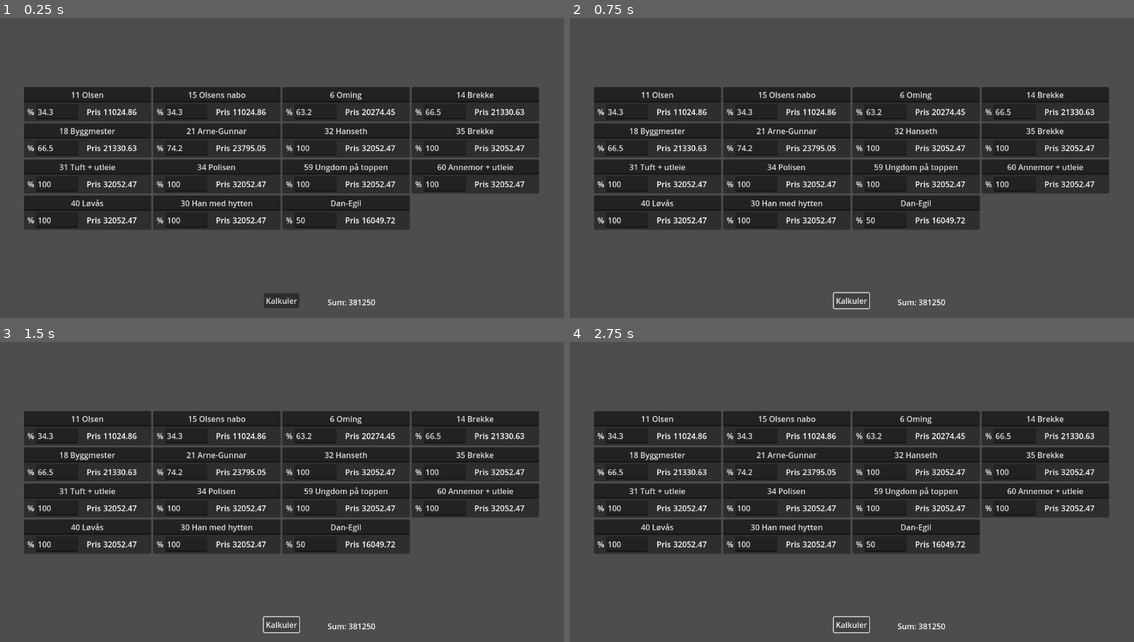
Above: before the commit, frames 1-4 (two rows, left to right).
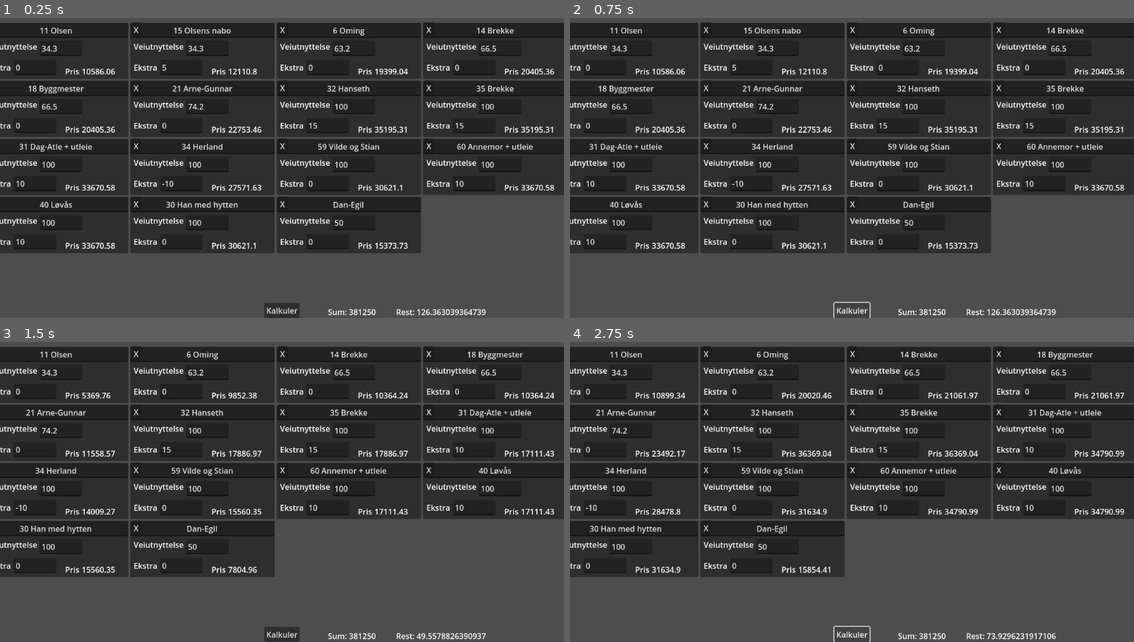
Above: after the commit, the same moments.

Repository: Keroflux/RoadCostCalculator
Game: Godot game, scene res://Main.tscn
Two runs of this game, one before a commit and one after it. Both use one fixed random seed, a clock stepped at 60 frames per second and the inputs below.
Inputs:
- Up to frame 1 (0.25 s): no input
- Up to frame 2 (0.75 s): click "Kalkuler" at 0.5 s
- Up to frame 3 (1.5 s): click "Kalkuler" (after the commit: "X") at 1.25 s
- Up to frame 4 (2.75 s): click "Kalkuler" at 2 s

The runs differ from the first frame. In frame 1, 40% of the frame differs, in the area x 0-100%, y 1-100%; in frame 2, 40%; in frame 3, 40%; in frame 4, 40%.

Commit message:
Lagt til tilleggsavgift

Diff:
--- a/HouseTag.gd
+++ b/HouseTag.gd
@@ -3,7 +3,18 @@
 var house_name : String
 var house_precent : float
 var house_price : float
+var house_extra_precent : float = 0.0
 
 
 func _on_precent_text_changed(new_text):
 	house_precent = float(new_text) * 0.01
+
+
+func _on_button_pressed() -> void:
+	var a : Dictionary = get_parent().get_parent().start_houses
+	a.erase(house_name)
+	get_parent().get_parent().reload()
+
+
+func _on_precent_2_text_changed(new_text: String) -> void:
+	house_extra_precent = float(new_text) * 0.01
--- a/HouseTag.tscn
+++ b/HouseTag.tscn
@@ -3,9 +3,10 @@
 [ext_resource type="Script" path="res://HouseTag.gd" id="1_rshle"]
 
 [node name="Panel" type="Panel"]
-custom_minimum_size = Vector2(260, 70)
-offset_right = 260.0
-offset_bottom = 70.0
+custom_minimum_size = Vector2(295, 115)
+offset_right = 292.0
+offset_bottom = 117.0
+size_flags_vertical = 4
 script = ExtResource("1_rshle")
 
 [node name="Name" type="LineEdit" parent="."]
@@ -19,37 +20,62 @@
 
 [node name="Precent" type="LineEdit" parent="."]
 layout_mode = 0
-offset_left = 24.0
-offset_top = 35.0
-offset_right = 111.0
-offset_bottom = 66.0
+offset_left = 114.0
+offset_top = 37.0
+offset_right = 201.0
+offset_bottom = 68.0
 placeholder_text = "Prosent"
 
 [node name="Price" type="Label" parent="."]
 layout_mode = 0
-offset_left = 162.0
-offset_top = 39.0
-offset_right = 251.0
-offset_bottom = 62.0
+offset_left = 200.0
+offset_top = 88.0
+offset_right = 289.0
+offset_bottom = 111.0
 text = "35000 kr"
 
 [node name="Price2" type="Label" parent="."]
 layout_mode = 0
-offset_left = 128.0
-offset_top = 39.0
-offset_right = 158.0
-offset_bottom = 62.0
+offset_left = 166.0
+offset_top = 88.0
+offset_right = 196.0
+offset_bottom = 111.0
 text = "Pris"
 horizontal_alignment = 2
 
 [node name="Price3" type="Label" parent="."]
 layout_mode = 0
 offset_left = 7.0
-offset_top = 39.0
-offset_right = 21.0
-offset_bottom = 62.0
-text = "%"
+offset_top = 37.0
+offset_right = 110.0
+offset_bottom = 60.0
+text = "Veiutnyttelse"
+horizontal_alignment = 2
+
+[node name="Button" type="Button" parent="."]
+layout_mode = 0
+offset_left = 2.0
+offset_top = -1.0
+offset_right = 23.0
+offset_bottom = 30.0
+text = "X"
+
+[node name="Precent2" type="LineEdit" parent="."]
+offset_left = 61.0
+offset_top = 76.0
+offset_right = 148.0
+offset_bottom = 107.0
+placeholder_text = "Prosent"
+
+[node name="Price4" type="Label" parent="."]
+offset_left = 7.0
+offset_top = 80.0
+offset_right = 56.0
+offset_bottom = 103.0
+text = "Ekstra"
 horizontal_alignment = 2
 
 [connection signal="text_changed" from="Name" to="." method="_on_name_text_changed"]
 [connection signal="text_changed" from="Precent" to="." method="_on_precent_text_changed"]
+[connection signal="pressed" from="Button" to="." method="_on_button_pressed"]
+[connection signal="text_changed" from="Precent2" to="." method="_on_precent_2_text_changed"]
--- a/Main.gd
+++ b/Main.gd
@@ -5,25 +5,26 @@
 var used_price := 2
 
 var start_houses = {"11 Olsen": [0.343, 0],
-				"15 Olsens nabo": [0.343, 0],
+				"15 Olsens nabo": [0.343, 0.05],
 				"6 Oming": [0.632, 0],
 				"14 Brekke": [0.665, 0],
 				"18 Byggmester": [0.665, 0],
 				"21 Arne-Gunnar": [0.742, 0],
-				"32 Hanseth": [1.0, 0],
-				"35 Brekke": [1.0, 0],
-				"31 Tuft + utleie": [1.0, 0],
-				"34 Polisen": [1.0, 0],
-				"59 Ungdom på toppen": [1.0, 0],
-				"60 Annemor + utleie": [1.0, 0],
-				"40 Løvås": [1.0, 0],
+				"32 Hanseth": [1.0, 0.15],
+				"35 Brekke": [1.0, 0.15],
+				"31 Dag-Atle + utleie": [1.0, 0.10],
+				"34 Herland": [1.0, -0.1],
+				"59 Vilde og Stian": [1.0, 0],
+				"60 Annemor + utleie": [1.0, 0.10],
+				"40 Løvås": [1.0, 0.10],
 				"30 Han med hytten": [1.0, 0],
 				"Dan-Egil": [0.5, 0]
 				}
 
 var price_per_house := 0.0
 var ammont_to_split := 200.0
-var tag = preload("res://HouseTag.tscn")
+var tag := preload("res://HouseTag.tscn")
+
 
 func _ready():
 	first_init()
@@ -41,13 +42,13 @@
 		total = 0.0
 		unit_rest = rest / num_houses
 		for house in $GridContainer.get_children():
-			house.house_price += unit_rest * house.house_precent
+			house.house_price += unit_rest * (house.house_precent + house.house_extra_precent)
 			total += house.house_price
 		rest = price[used_price] - total
 
 	var the_last_penny = rest / num_houses
-	print(rest)
 	var tot := 0.0
+	$Rest.text = str("Rest: ",the_last_penny)
 
 	for house in $GridContainer.get_children():
 		house.house_price += the_last_penny
@@ -63,17 +64,27 @@
 		$GridContainer.add_child(a)
 		a.house_name = house
 		a.house_precent = start_houses[house][0]
+		a.house_extra_precent = start_houses[house][1]
 		a.get_node("Name").text = house
 		a.get_node("Precent").text = str(start_houses[house][0] * 100.0)
+		a.get_node("Precent2").text = str(start_houses[house][1] * 100.0)
 
 
 func init_price():
 	num_houses = $GridContainer.get_child_count()
 	price_per_house = price[used_price] / num_houses
 	for house in $GridContainer.get_children():
-		house.house_price = price_per_house * house.house_precent
+		house.house_price = price_per_house * (house.house_precent + house.house_extra_precent)
 
 
 func _on_button_pressed():
 	init_price()
 	calc_price()
+
+
+func reload():
+	for child in $GridContainer.get_children():
+		child.queue_free()
+	first_init()
+	init_price()
+	calc_price()
--- a/Main.tscn
+++ b/Main.tscn
@@ -7,12 +7,10 @@
 anchors_preset = 15
 anchor_right = 1.0
 anchor_bottom = 1.0
-offset_left = 24.0
-offset_top = 14.0
-offset_right = -26.0
-offset_bottom = -20.0
 grow_horizontal = 2
 grow_vertical = 2
+size_flags_horizontal = 4
+size_flags_vertical = 4
 script = ExtResource("1_dcwsw")
 
 [node name="Button" type="Button" parent="."]
@@ -36,6 +34,10 @@
 anchor_top = 0.5
 anchor_right = 0.5
 anchor_bottom = 0.5
+offset_left = -503.0
+offset_top = -281.0
+offset_right = 476.0
+offset_bottom = 226.0
 grow_horizontal = 2
 grow_vertical = 2
 columns = 4
@@ -54,4 +56,18 @@
 grow_horizontal = 2
 grow_vertical = 0
 
+[node name="Rest" type="Label" parent="."]
+layout_mode = 1
+anchors_preset = 7
+anchor_left = 0.5
+anchor_top = 1.0
+anchor_right = 0.5
+anchor_bottom = 1.0
+offset_left = 305.0
+offset_top = -24.0
+offset_right = 345.0
+offset_bottom = -1.0
+grow_horizontal = 2
+grow_vertical = 0
+
 [connection signal="pressed" from="Button" to="." method="_on_button_pressed"]
Not shown, changed: export_presets.cfg
